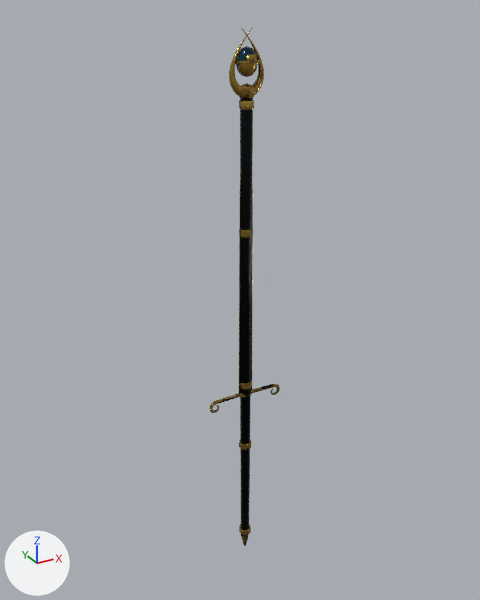
Before and after pictures for a commit that changed the glTF model client/public/q/gear/weapons_infernal.glb.
Before and after are seen from a 50 mm lens placed at (-1.09, -1.94, 1.47), pointed at (0.01, 0.06, 0.47). Lighting does not change. The marker at lower left points along +X, +Y and +Z. The picture after the commit comes second.

In view in the first picture: 'blade', 'staff'.
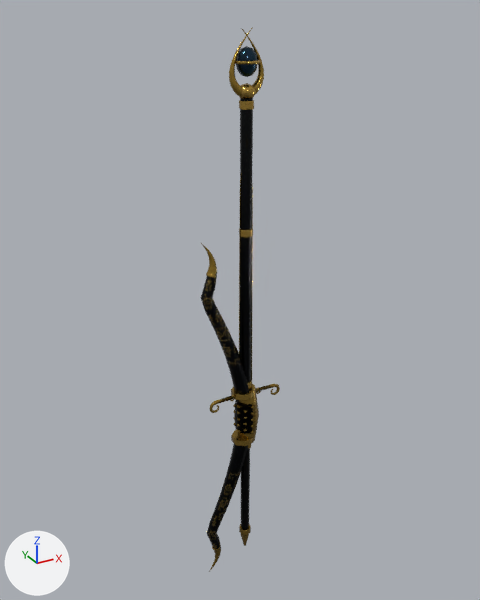
Where the change shows, as pixel boxes [x1, y1, x2, y2] in the pictures (480 x 600 px):
'bow', added: after [201, 243, 259, 572]

Diff of the bpy script that builds the scene:
```diff
--- a/client/public/q/gear/weapons_infernal.glb.py
+++ b/client/public/q/gear/weapons_infernal.glb.py
@@ img_bow_normal @@
+img_bow_normal = load_image('bow_normal', '_unpacked/bow_normal', 1024, 1024, 'Non-Color')
@@ img_bow_color @@
+img_bow_color = load_image('bow_color', '_unpacked/bow_color', 1024, 1024, 'sRGB')
@@ mat_bow_baked @@
+mat_bow_baked = bpy.data.materials.new('bow_baked')
+# uses the picture img_bow_color
+# uses the picture img_bow_normal
@@ me_bow @@
+me_bow.from_pydata(...)  # 965 vertices, 1890 faces; spans x -0.179..0.06, y -0.048..0.047, z -0.74..0.74
+me_bow.materials.append(mat_bow_baked)
@@ ob_bow @@
+ob_bow = bpy.data.objects.new('bow', me_bow)
+ob_bow.location = (0.0, 0.0, 0.0)
```
